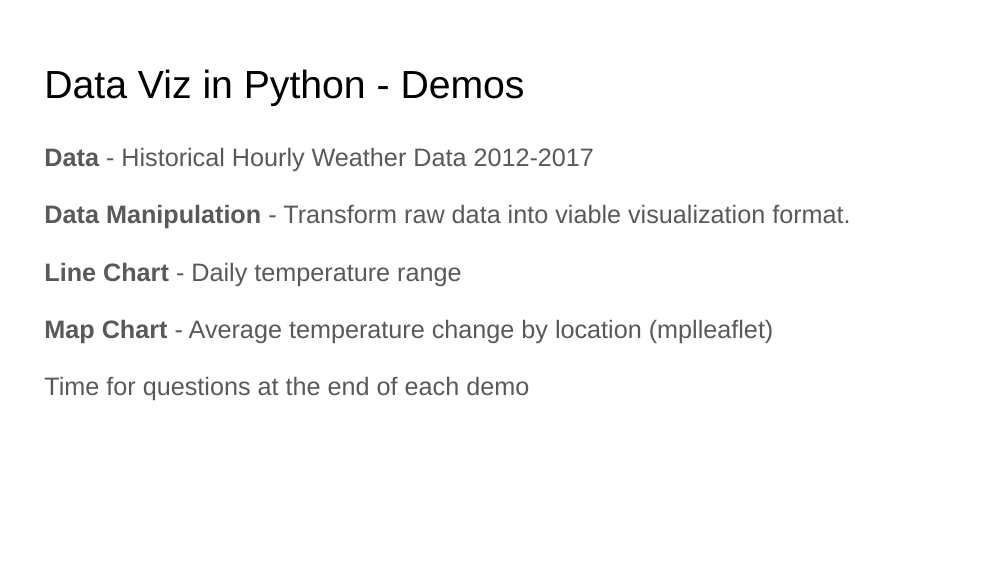
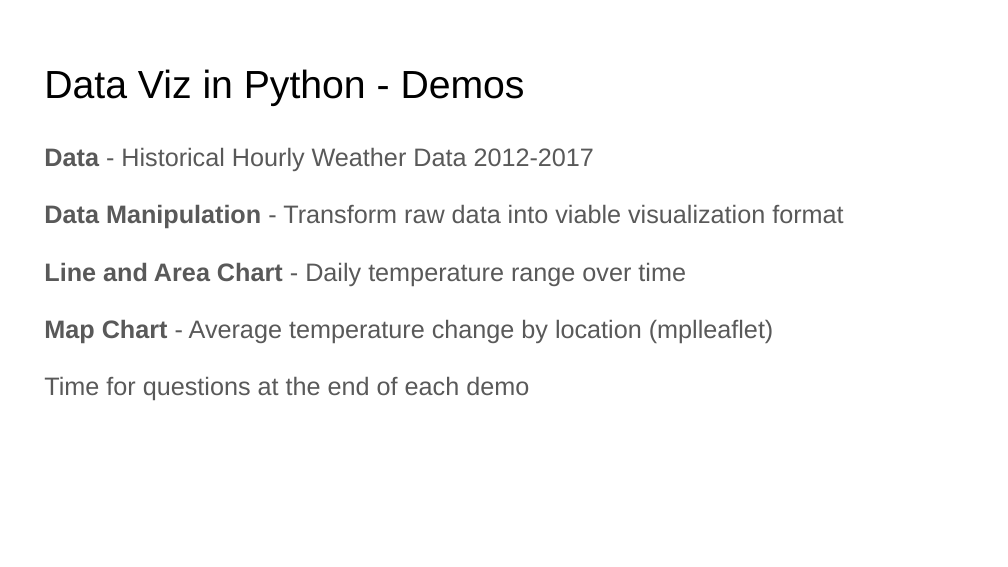
Before and after one commit to arbogdan/datafest_2019, a slide deck: slide 3 of 2019/python/viz/Data Visualization in Python.pptx. Drawn at 1008x567 pixels with LibreOffice and Linux fonts; fonts in the diff are those of the drawing. Boxes give left, top, right and bottom in pixels: in the first picture for what was removed or moved away, otherwise in the second. Text is boxed around its words. In the diff, an @@ line names an element or a change of style, - is before the commit and + after.

```diff
--- a/2019/python/viz/Data Visualization in Python.pptx
+++ b/2019/python/viz/Data Visualization in Python.pptx
@@ text at box(44, 204, 843, 286): text changed @@
-Data Manipulation - Transform raw data into viable visualization format.
-Line Chart - Daily temperature range
+Data Manipulation - Transform raw data into viable visualization format
+Line and Area Chart - Daily temperature range over time
```
Also in this commit, not shown: 3 slides added, 1 slide removed, 6 other files.
